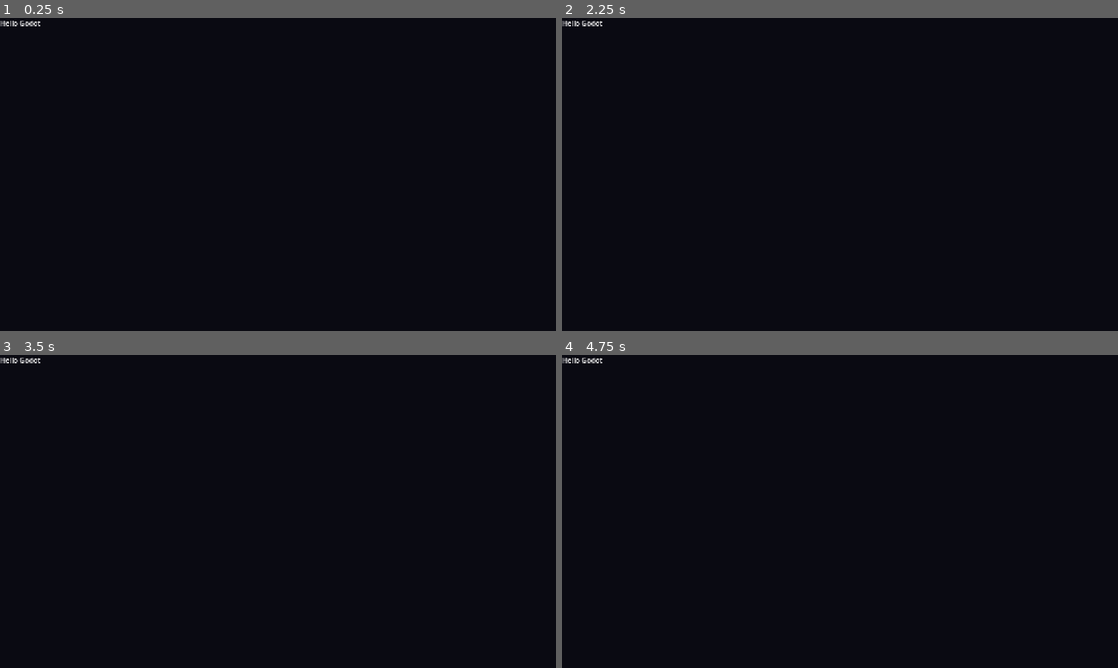
Above: before the commit, frames 1-4 (two rows, left to right).
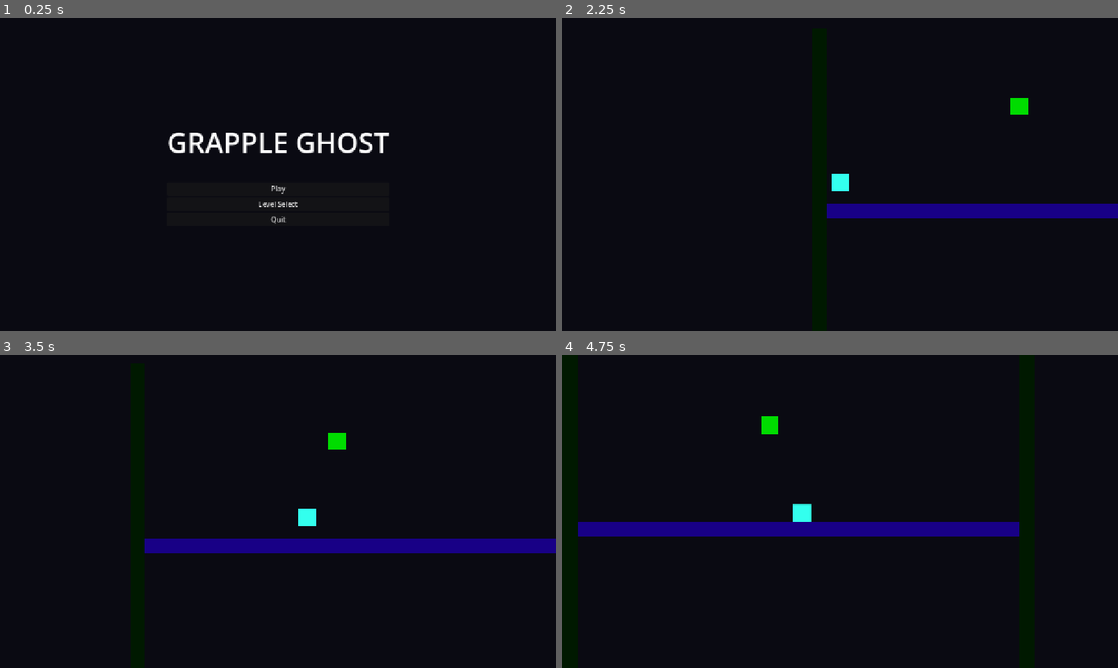
Above: after the commit, the same moments.

Repository: sadahamvishwanath/grapple-ghost
Game: Godot game, scene res://ui/MainMenu.tscn
The game is run twice, just before and just after one commit, with the same random seed, the same clock (stepped at 60 frames per second) and the same inputs. Before the commit the project starts from res://scenes/test.tscn.
Inputs (mouse positions are in pixels of both pictures, inside the frame that each line leads up to):
- Up to frame 1 (0.25 s): no input
- Up to frame 2 (2.25 s): click (840, 202) at 0.5 s, where only the run after the commit has a clickable "Level Select"; click (840, 108) at 1.25 s, where only the run after the commit has a clickable "Back"; click (840, 190) at 2 s, where only the run after the commit has a clickable "Play"
- Up to frame 3 (3.5 s): move the mouse to (400, 495) at 2.77 s; hold D (move_right) from 2.78 s (still down); tap Shift (dash) at 2.85 s; click (400, 495) at 2.92 s; tap Space (jump) at 3.02 s
- Up to frame 4 (4.75 s): move the mouse to (728, 527) at 3.52 s; tap Shift (dash) at 3.6, 4.35 s; tap Space (jump) at 3.77 s; move the mouse to (895, 442) at 4.27 s; release D (move_right) at 4.28 s; hold A (move_left) from 4.28 s (still down)

The runs differ from the first frame. In frame 1, 1.5% of the frame differs, in the area x 0-70%, y 0-66%; in frame 2, 2.9%; in frame 3, 3.9%; in frame 4, 4.2%, in the area x 0-83%, y 0-58%.

Commit message:
Clean up duplicate UI files and fix folder structure

Diff:
--- /dev/null
+++ b/levels/Level2.tscn
@@ -0,0 +1,74 @@
+[gd_scene load_steps=4 format=3 uid="uid://d4lysdqirk4t6"]
+
+[ext_resource type="PackedScene" uid="uid://bvoacsv0vkdl5" path="res://scenes/Player.tscn" id="1_gljt1"]
+
+[sub_resource type="RectangleShape2D" id="RectangleShape2D_6ovph"]
+size = Vector2(1030, 32)
+
+[sub_resource type="RectangleShape2D" id="RectangleShape2D_bwv4p"]
+size = Vector2(40, 40)
+
+[node name="Level1" type="Node2D"]
+
+[node name="Player" parent="." instance=ExtResource("1_gljt1")]
+position = Vector2(60, -70)
+scale = Vector2(1.12069, 1.14232)
+
+[node name="Platform1" type="StaticBody2D" parent="."]
+position = Vector2(151, 20)
+
+[node name="CollisionShape2D" type="CollisionShape2D" parent="Platform1"]
+position = Vector2(384, 0)
+shape = SubResource("RectangleShape2D_6ovph")
+
+[node name="ColorRect" type="ColorRect" parent="Platform1"]
+offset_left = -121.0
+offset_top = -16.0
+offset_right = 1120.0
+offset_bottom = 16.0
+scale = Vector2(0.820334, 0.994314)
+color = Color(0.0933391, 2.40654e-07, 0.523511, 1)
+
+[node name="WallLeft" type="StaticBody2D" parent="."]
+position = Vector2(10, -45)
+rotation = 1.5708
+
+[node name="CollisionShape2D" type="CollisionShape2D" parent="WallLeft"]
+position = Vector2(86.75, -2)
+shape = SubResource("RectangleShape2D_6ovph")
+
+[node name="ColorRect" type="ColorRect" parent="WallLeft"]
+offset_left = -354.0
+offset_top = -19.9987
+offset_right = -54.0001
+offset_bottom = 15.0013
+scale = Vector2(2.50311, 0.999993)
+color = Color(0.00189471, 0.0974868, 0.000839575, 1)
+
+[node name="WallRight" type="StaticBody2D" parent="."]
+position = Vector2(1063, -91)
+rotation = 1.5708
+
+[node name="CollisionShape2D" type="CollisionShape2D" parent="WallRight"]
+position = Vector2(2, -2)
+shape = SubResource("RectangleShape2D_6ovph")
+
+[node name="ColorRect" type="ColorRect" parent="WallRight"]
+offset_left = -289.0
+offset_top = -19.999
+offset_right = 10.9999
+offset_bottom = 15.001
+scale = Vector2(2.503, 1)
+color = Color(0.00189471, 0.0974868, 0.000839575, 1)
+
+[node name="Block" type="StaticBody2D" parent="."]
+position = Vector2(452, -240)
+
+[node name="CollisionShape2D" type="CollisionShape2D" parent="Block"]
+position = Vector2(20, 20)
+shape = SubResource("RectangleShape2D_bwv4p")
+
+[node name="ColorRect" type="ColorRect" parent="Block"]
+offset_right = 40.0
+offset_bottom = 40.0
+color = Color(0, 0.86269, 0, 1)
--- /dev/null
+++ b/levels/Level3.tscn
@@ -0,0 +1,74 @@
+[gd_scene load_steps=4 format=3 uid="uid://dwwa8sns6uhao"]
+
+[ext_resource type="PackedScene" uid="uid://bvoacsv0vkdl5" path="res://scenes/Player.tscn" id="1_gq8fh"]
+
+[sub_resource type="RectangleShape2D" id="RectangleShape2D_6ovph"]
+size = Vector2(1030, 32)
+
+[sub_resource type="RectangleShape2D" id="RectangleShape2D_bwv4p"]
+size = Vector2(40, 40)
+
+[node name="Level1" type="Node2D"]
+
+[node name="Player" parent="." instance=ExtResource("1_gq8fh")]
+position = Vector2(60, -70)
+scale = Vector2(1.12069, 1.14232)
+
+[node name="Platform1" type="StaticBody2D" parent="."]
+position = Vector2(151, 20)
+
+[node name="CollisionShape2D" type="CollisionShape2D" parent="Platform1"]
+position = Vector2(384, 0)
+shape = SubResource("RectangleShape2D_6ovph")
+
+[node name="ColorRect" type="ColorRect" parent="Platform1"]
+offset_left = -121.0
+offset_top = -16.0
+offset_right = 1120.0
+offset_bottom = 16.0
+scale = Vector2(0.820334, 0.994314)
+color = Color(0.0933391, 2.40654e-07, 0.523511, 1)
+
+[node name="WallLeft" type="StaticBody2D" parent="."]
+position = Vector2(10, -45)
+rotation = 1.5708
+
+[node name="CollisionShape2D" type="CollisionShape2D" parent="WallLeft"]
+position = Vector2(86.75, -2)
+shape = SubResource("RectangleShape2D_6ovph")
+
+[node name="ColorRect" type="ColorRect" parent="WallLeft"]
+offset_left = -354.0
+offset_top = -19.9987
+offset_right = -54.0001
+offset_bottom = 15.0013
+scale = Vector2(2.50311, 0.999993)
+color = Color(0.00189471, 0.0974868, 0.000839575, 1)
+
+[node name="WallRight" type="StaticBody2D" parent="."]
+position = Vector2(1063, -91)
+rotation = 1.5708
+
+[node name="CollisionShape2D" type="CollisionShape2D" parent="WallRight"]
+position = Vector2(2, -2)
+shape = SubResource("RectangleShape2D_6ovph")
+
+[node name="ColorRect" type="ColorRect" parent="WallRight"]
+offset_left = -289.0
+offset_top = -19.999
+offset_right = 10.9999
+offset_bottom = 15.001
+scale = Vector2(2.503, 1)
+color = Color(0.00189471, 0.0974868, 0.000839575, 1)
+
+[node name="Block" type="StaticBody2D" parent="."]
+position = Vector2(452, -240)
+
+[node name="CollisionShape2D" type="CollisionShape2D" parent="Block"]
+position = Vector2(20, 20)
+shape = SubResource("RectangleShape2D_bwv4p")
+
+[node name="ColorRect" type="ColorRect" parent="Block"]
+offset_right = 40.0
+offset_bottom = 40.0
+color = Color(0, 0.86269, 0, 1)
--- /dev/null
+++ b/levels/Level4.tscn
@@ -0,0 +1,74 @@
+[gd_scene load_steps=4 format=3 uid="uid://d4dqkc75qadg5"]
+
+[ext_resource type="PackedScene" uid="uid://bvoacsv0vkdl5" path="res://scenes/Player.tscn" id="1_rcoek"]
+
+[sub_resource type="RectangleShape2D" id="RectangleShape2D_6ovph"]
+size = Vector2(1030, 32)
+
+[sub_resource type="RectangleShape2D" id="RectangleShape2D_bwv4p"]
+size = Vector2(40, 40)
+
+[node name="Level1" type="Node2D"]
+
+[node name="Player" parent="." instance=ExtResource("1_rcoek")]
+position = Vector2(60, -70)
+scale = Vector2(1.12069, 1.14232)
+
+[node name="Platform1" type="StaticBody2D" parent="."]
+position = Vector2(151, 20)
+
+[node name="CollisionShape2D" type="CollisionShape2D" parent="Platform1"]
+position = Vector2(384, 0)
+shape = SubResource("RectangleShape2D_6ovph")
+
+[node name="ColorRect" type="ColorRect" parent="Platform1"]
+offset_left = -121.0
+offset_top = -16.0
+offset_right = 1120.0
+offset_bottom = 16.0
+scale = Vector2(0.820334, 0.994314)
+color = Color(0.0933391, 2.40654e-07, 0.523511, 1)
+
+[node name="WallLeft" type="StaticBody2D" parent="."]
+position = Vector2(10, -45)
+rotation = 1.5708
+
+[node name="CollisionShape2D" type="CollisionShape2D" parent="WallLeft"]
+position = Vector2(86.75, -2)
+shape = SubResource("RectangleShape2D_6ovph")
+
+[node name="ColorRect" type="ColorRect" parent="WallLeft"]
+offset_left = -354.0
+offset_top = -19.9987
+offset_right = -54.0001
+offset_bottom = 15.0013
+scale = Vector2(2.50311, 0.999993)
+color = Color(0.00189471, 0.0974868, 0.000839575, 1)
+
+[node name="WallRight" type="StaticBody2D" parent="."]
+position = Vector2(1063, -91)
+rotation = 1.5708
+
+[node name="CollisionShape2D" type="CollisionShape2D" parent="WallRight"]
+position = Vector2(2, -2)
+shape = SubResource("RectangleShape2D_6ovph")
+
+[node name="ColorRect" type="ColorRect" parent="WallRight"]
+offset_left = -289.0
+offset_top = -19.999
+offset_right = 10.9999
+offset_bottom = 15.001
+scale = Vector2(2.503, 1)
+color = Color(0.00189471, 0.0974868, 0.000839575, 1)
+
+[node name="Block" type="StaticBody2D" parent="."]
+position = Vector2(452, -240)
+
+[node name="CollisionShape2D" type="CollisionShape2D" parent="Block"]
+position = Vector2(20, 20)
+shape = SubResource("RectangleShape2D_bwv4p")
+
+[node name="ColorRect" type="ColorRect" parent="Block"]
+offset_right = 40.0
+offset_bottom = 40.0
+color = Color(0, 0.86269, 0, 1)
--- /dev/null
+++ b/levels/Level5.tscn
@@ -0,0 +1,74 @@
+[gd_scene load_steps=4 format=3 uid="uid://c7us3og42vqnl"]
+
+[ext_resource type="PackedScene" uid="uid://bvoacsv0vkdl5" path="res://scenes/Player.tscn" id="1_6vvgx"]
+
+[sub_resource type="RectangleShape2D" id="RectangleShape2D_6ovph"]
+size = Vector2(1030, 32)
+
+[sub_resource type="RectangleShape2D" id="RectangleShape2D_bwv4p"]
+size = Vector2(40, 40)
+
+[node name="Level1" type="Node2D"]
+
+[node name="Player" parent="." instance=ExtResource("1_6vvgx")]
+position = Vector2(60, -70)
+scale = Vector2(1.12069, 1.14232)
+
+[node name="Platform1" type="StaticBody2D" parent="."]
+position = Vector2(151, 20)
+
+[node name="CollisionShape2D" type="CollisionShape2D" parent="Platform1"]
+position = Vector2(384, 0)
+shape = SubResource("RectangleShape2D_6ovph")
+
+[node name="ColorRect" type="ColorRect" parent="Platform1"]
+offset_left = -121.0
+offset_top = -16.0
+offset_right = 1120.0
+offset_bottom = 16.0
+scale = Vector2(0.820334, 0.994314)
+color = Color(0.0933391, 2.40654e-07, 0.523511, 1)
+
+[node name="WallLeft" type="StaticBody2D" parent="."]
+position = Vector2(10, -45)
+rotation = 1.5708
+
+[node name="CollisionShape2D" type="CollisionShape2D" parent="WallLeft"]
+position = Vector2(86.75, -2)
+shape = SubResource("RectangleShape2D_6ovph")
+
+[node name="ColorRect" type="ColorRect" parent="WallLeft"]
+offset_left = -354.0
+offset_top = -19.9987
+offset_right = -54.0001
+offset_bottom = 15.0013
+scale = Vector2(2.50311, 0.999993)
+color = Color(0.00189471, 0.0974868, 0.000839575, 1)
+
+[node name="WallRight" type="StaticBody2D" parent="."]
+position = Vector2(1063, -91)
+rotation = 1.5708
+
+[node name="CollisionShape2D" type="CollisionShape2D" parent="WallRight"]
+position = Vector2(2, -2)
+shape = SubResource("RectangleShape2D_6ovph")
+
+[node name="ColorRect" type="ColorRect" parent="WallRight"]
+offset_left = -289.0
+offset_top = -19.999
+offset_right = 10.9999
+offset_bottom = 15.001
+scale = Vector2(2.503, 1)
+color = Color(0.00189471, 0.0974868, 0.000839575, 1)
+
+[node name="Block" type="StaticBody2D" parent="."]
+position = Vector2(452, -240)
+
+[node name="CollisionShape2D" type="CollisionShape2D" parent="Block"]
+position = Vector2(20, 20)
+shape = SubResource("RectangleShape2D_bwv4p")
+
+[node name="ColorRect" type="ColorRect" parent="Block"]
+offset_right = 40.0
+offset_bottom = 40.0
+color = Color(0, 0.86269, 0, 1)
--- a/project.godot
+++ b/project.godot
@@ -11,8 +11,12 @@
 [application]
 
 config/name="GrappleGhost"
-run/main_scene="uid://ckd0ei36yas5y"
+run/main_scene="uid://coirs4ith0lcs"
 config/features=PackedStringArray("4.4", "Forward Plus")
+
+[autoload]
+
+GameState="*res://scripts/GameState.gd"
 
 [display]
 
--- /dev/null
+++ b/scripts/GameState.gd
@@ -0,0 +1,34 @@
+extends Node
+
+# Levels are 1..5 for now. Add more later.
+const TOTAL_LEVELS: int = 5
+
+# Highest level number the player has reached. Starts at 1.
+var highest_unlocked: int = 1
+
+# Which level the player is currently in.
+var current_level: int = 1
+
+# Best time per level, in seconds. 0.0 means no run yet.
+var best_times: Dictionary = {}
+
+# Paths to each level scene.
+const LEVEL_PATHS: Array[String] = [
+	"res://levels/Level1.tscn",
+	"res://levels/Level2.tscn",
+	"res://levels/Level3.tscn",
+	"res://levels/Level4.tscn",
+	"res://levels/Level5.tscn",
+]
+
+
+func unlock_next_level(from_level: int) -> void:
+	var next: int = from_level + 1
+	if next > highest_unlocked and next <= TOTAL_LEVELS:
+		highest_unlocked = next
+
+
+func get_level_path(level_number: int) -> String:
+	if level_number < 1 or level_number > LEVEL_PATHS.size():
+		return ""
+	return LEVEL_PATHS[level_number - 1]
--- a/scripts/Player.gd
+++ b/scripts/Player.gd
@@ -103,6 +103,10 @@
 			var radial_speed: float = velocity.dot(radial)
 			velocity -= radial * radial_speed
 
+func _unhandled_input(event: InputEvent) -> void:
+	if event.is_action_pressed("ui_cancel"):  # Esc by default
+		get_tree().change_scene_to_file("res://ui/LevelSelect.tscn")
+	# ... keep your existing grapple input here
 
 func _process(_delta: float) -> void:
 	if is_grappling:
--- /dev/null
+++ b/ui/LevelSelect.gd
@@ -0,0 +1,30 @@
+extends Node2D
+
+@onready var grid: GridContainer = $UI/Margin/VBox/Grid
+@onready var back_button: Button = $UI/Margin/VBox/BackButton
+
+
+func _ready() -> void:
+	back_button.pressed.connect(_on_back_pressed)
+	_build_level_buttons()
+
+
+func _build_level_buttons() -> void:
+	for i in range(1, GameState.TOTAL_LEVELS + 1):
+		var btn := Button.new()
+		btn.text = "Level %d" % i
+		btn.custom_minimum_size = Vector2(160, 60)
+		btn.disabled = i > GameState.highest_unlocked
+		btn.pressed.connect(_on_level_button_pressed.bind(i))
+		grid.add_child(btn)
+
+
+func _on_level_button_pressed(level_number: int) -> void:
+	GameState.current_level = level_number
+	var path := GameState.get_level_path(level_number)
+	if path != "":
+		get_tree().change_scene_to_file(path)
+
+
+func _on_back_pressed() -> void:
+	get_tree().change_scene_to_file("res://ui/MainMenu.tscn")
--- /dev/null
+++ b/ui/LevelSelect.tscn
@@ -0,0 +1,34 @@
+[gd_scene load_steps=2 format=3 uid="uid://bo5qgp31bcqtp"]
+
+[ext_resource type="Script" uid="uid://d4lq5la2s06d6" path="res://ui/LevelSelect.gd" id="1_dlyx1"]
+
+[node name="LevelSelect" type="Node2D"]
+script = ExtResource("1_dlyx1")
+
+[node name="UI" type="CanvasLayer" parent="."]
+
+[node name="Margin" type="MarginContainer" parent="UI"]
+anchors_preset = 15
+anchor_right = 1.0
+anchor_bottom = 1.0
+grow_horizontal = 2
+grow_vertical = 2
+theme_override_constants/margin_left = 40
+theme_override_constants/margin_top = 40
+theme_override_constants/margin_right = 40
+theme_override_constants/margin_bottom = 40
+
+[node name="VBox" type="VBoxContainer" parent="UI/Margin"]
+layout_mode = 2
+
+[node name="Title" type="Label" parent="UI/Margin/VBox"]
+layout_mode = 2
+text = "Select Level"
+
+[node name="Grid" type="GridContainer" parent="UI/Margin/VBox"]
+layout_mode = 2
+columns = 3
+
+[node name="BackButton" type="Button" parent="UI/Margin/VBox"]
+layout_mode = 2
+text = "Back"
--- /dev/null
+++ b/ui/MainMenu.gd
@@ -0,0 +1,25 @@
+extends Node2D
+
+@onready var play_button: Button = $UI/Center/VBox/PlayButton
+@onready var level_select_button: Button = $UI/Center/VBox/LevelSelectButton
+@onready var quit_button: Button = $UI/Center/VBox/QuitButton
+
+
+func _ready() -> void:
+	play_button.pressed.connect(_on_play_pressed)
+	level_select_button.pressed.connect(_on_level_select_pressed)
+	quit_button.pressed.connect(_on_quit_pressed)
+
+
+func _on_play_pressed() -> void:
+	# Start at level 1 (or whatever the player last played)
+	GameState.current_level = 1
+	get_tree().change_scene_to_file(GameState.get_level_path(1))
+
+
+func _on_level_select_pressed() -> void:
+	get_tree().change_scene_to_file("res://ui/LevelSelect.tscn")
+
+
+func _on_quit_pressed() -> void:
+	get_tree().quit()
--- /dev/null
+++ b/ui/MainMenu.tscn
@@ -0,0 +1,39 @@
+[gd_scene load_steps=2 format=3 uid="uid://coirs4ith0lcs"]
+
+[ext_resource type="Script" uid="uid://dsdm88631obow" path="res://ui/MainMenu.gd" id="1_b00nv"]
+
+[node name="MainMenu" type="Node2D"]
+script = ExtResource("1_b00nv")
+
+[node name="UI" type="CanvasLayer" parent="."]
+
+[node name="Center" type="CenterContainer" parent="UI"]
+anchors_preset = 15
+anchor_right = 1.0
+anchor_bottom = 1.0
+grow_horizontal = 2
+grow_vertical = 2
+
+[node name="VBox" type="VBoxContainer" parent="UI/Center"]
+layout_mode = 2
+
+[node name="Title" type="Label" parent="UI/Center/VBox"]
+layout_mode = 2
+theme_override_font_sizes/font_size = 64
+text = "GRAPPLE GHOST"
+
+[node name="Spacer" type="Control" parent="UI/Center/VBox"]
+custom_minimum_size = Vector2(0, 40)
+layout_mode = 2
+
+[node name="PlayButton" type="Button" parent="UI/Center/VBox"]
+layout_mode = 2
+text = "Play"
+
+[node name="LevelSelectButton" type="Button" parent="UI/Center/VBox"]
+layout_mode = 2
+text = "Level Select"
+
+[node name="QuitButton" type="Button" parent="UI/Center/VBox"]
+layout_mode = 2
+text = "Quit"
Renamed: scenes/Level1.tscn -> levels/Level1.tscn
Not shown, added: scripts/GameState.gd.uid
Not shown, added: ui/LevelSelect.gd.uid
Not shown, added: ui/MainMenu.gd.uid
